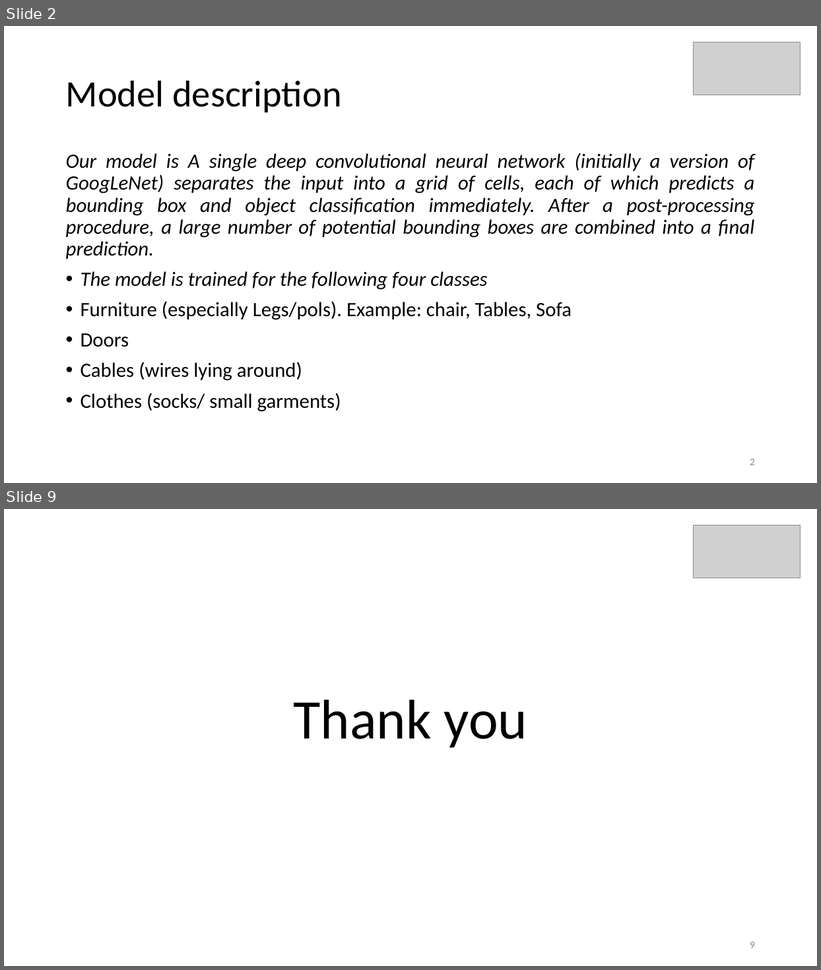
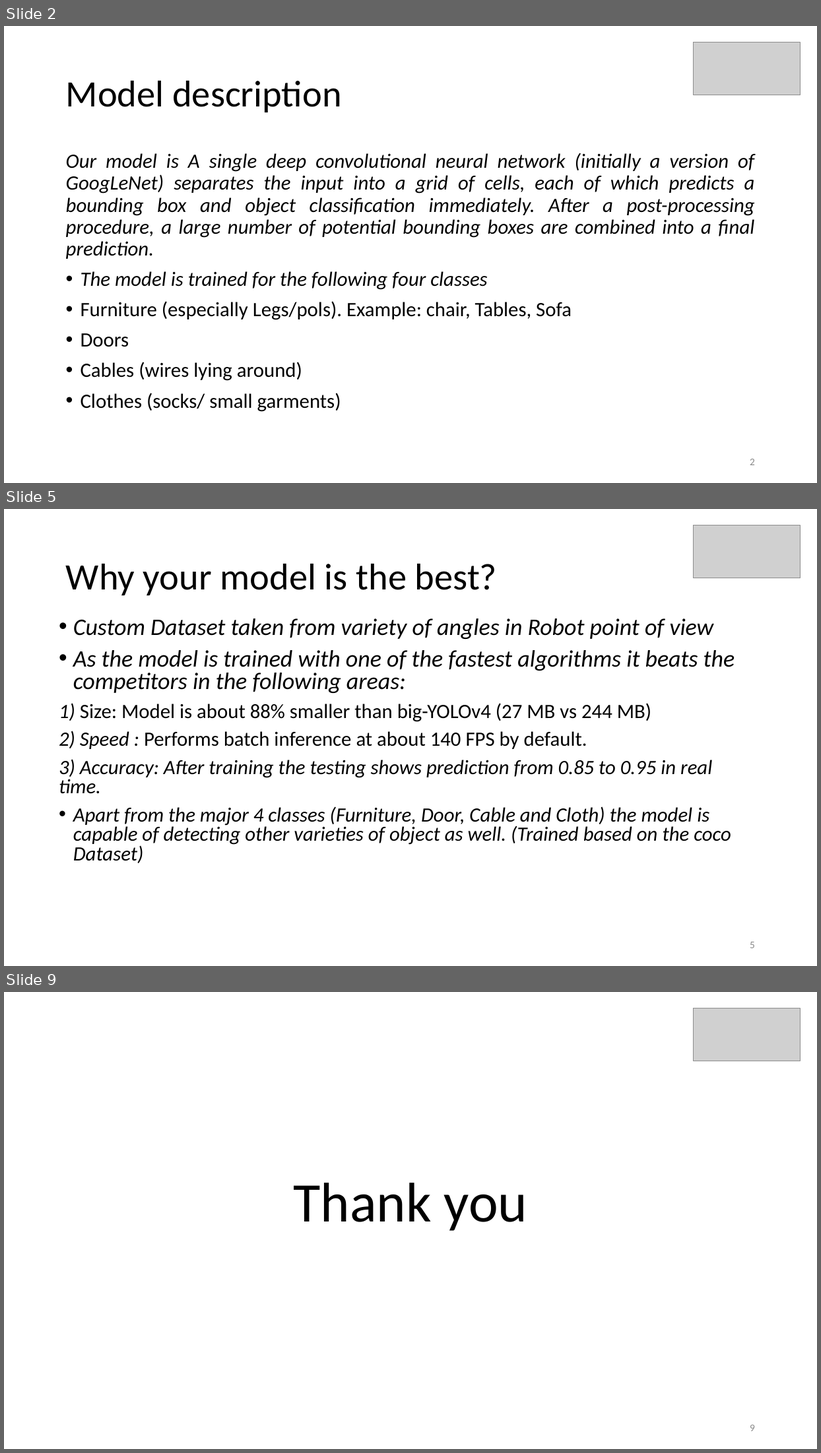
Before and after one commit to Yuvraj-kadale/Sauber, a slide deck: Team sauber.ppt. Shown one above the other, each under a label of ours: slides 2 and 9 before the commit, slides 2, 5 and 9 after it; the slides between them are not shown. The pictures are 821x970 and 821x1453 pixels, drawn with LibreOffice and Linux fonts; fonts in the diff are those of the drawing; grey boxes stand for pictures. Boxes give left, top, right and bottom in pixels: in the first picture for what was removed or moved away, otherwise in the second. Text is boxed around its words. In the diff, an @@ line names an element or a change of style, - is before the commit and + after.

```diff
--- a/Team sauber.ppt
+++ b/Team sauber.ppt
@@ slide 5 added at [4, 509, 817, 966], background #FFFFFF @@
@@ picture added at [693, 525, 799, 578] @@
@@ title added at [66, 563, 497, 595], 44 pt, text #000000 @@
+Why your model is the best?
@@ text added at [59, 619, 735, 863], 24 pt, text #000000, italic @@
+• Custom Dataset taken from variety of angles in Robot point of view
+• As the model is trained with one of the fastest algorithms it beats the competitors in the following areas:
+1) Size: Model is about 88% smaller than big-YOLOv4 (27 MB vs 244 MB)
+2) Speed : Performs batch inference at about 140 FPS by default.
+3) Accuracy: After training the testing shows prediction from 0.85 to 0.95 in real time.
+• Apart from the major 4 classes (Furniture, Door, Cable and Cloth) the model is capable of detecting other varieties of object as well. (Trained based on the coco Dataset)
@@ page number added at [750, 942, 755, 949], 12 pt, text #898989 @@
+5
```
Also in this commit, not shown: 4 slides changed, 1 other slide added, 2 slides removed.
